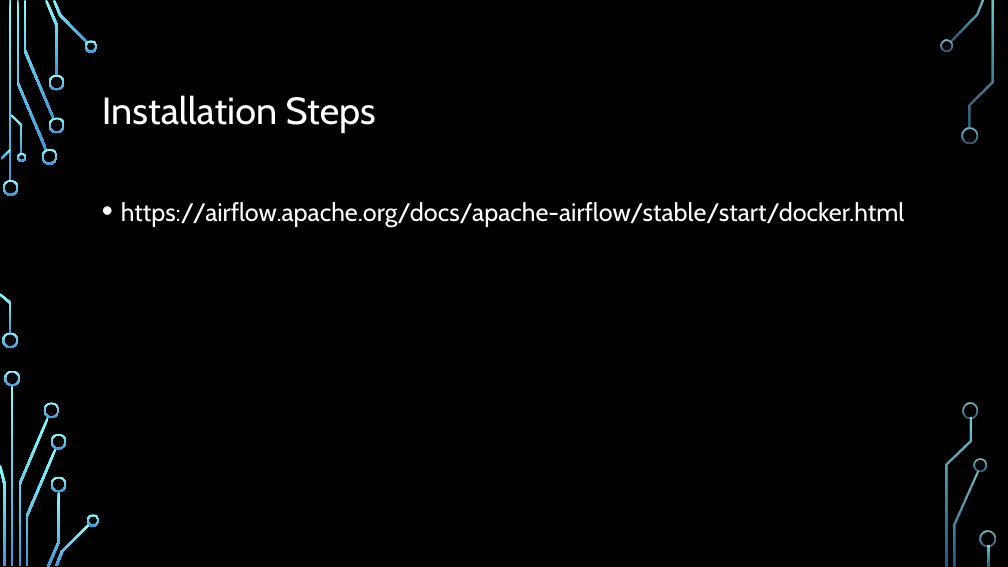
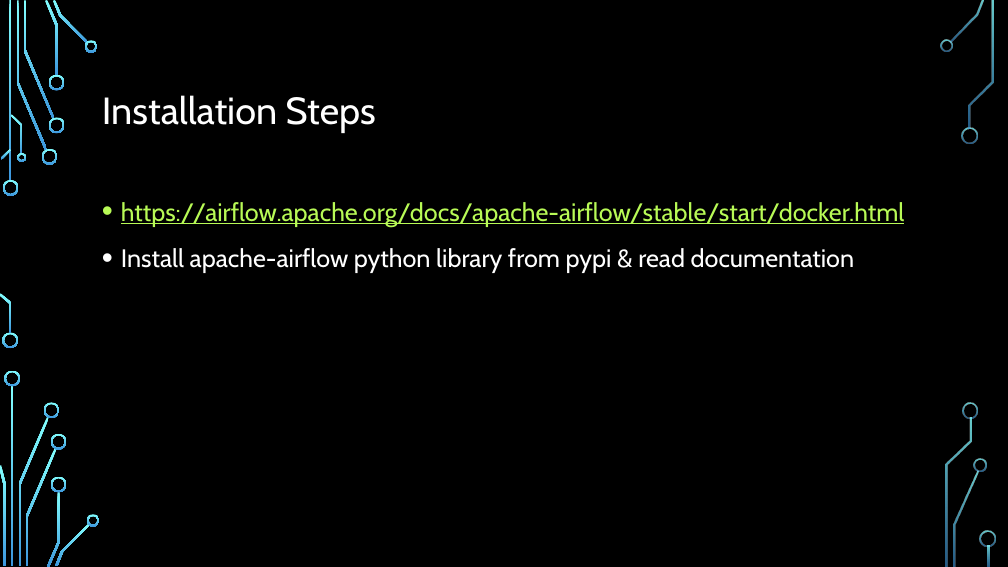
Before and after one commit to charan38118114/Airflow_tutorial_python, a slide deck: slide 3 of Airflow_Tutorial_1.pptx. Drawn at 1008x567 pixels with LibreOffice and Linux fonts; fonts in the diff are those of the drawing; background and template pictures are left out. Boxes give left, top, right and bottom in pixels: in the first picture for what was removed or moved away, otherwise in the second. Text is boxed around its words. In the diff, an @@ line names an element or a change of style, - is before the commit and + after.

```diff
--- a/Airflow_Tutorial_1.pptx
+++ b/Airflow_Tutorial_1.pptx
@@ text at (121,202,904,227): text colour #FFFFFF to #B8FA56, underline on in "https://airflow.apache.org/docs/apache-airflow/stable/start/ ..." @@
@@ text at (121,248,855,273): paragraph added @@
+• Install apache-airflow python library from pypi & read documentation
```
Also in this commit, not shown: 1 other slide changed, 40 other files.
